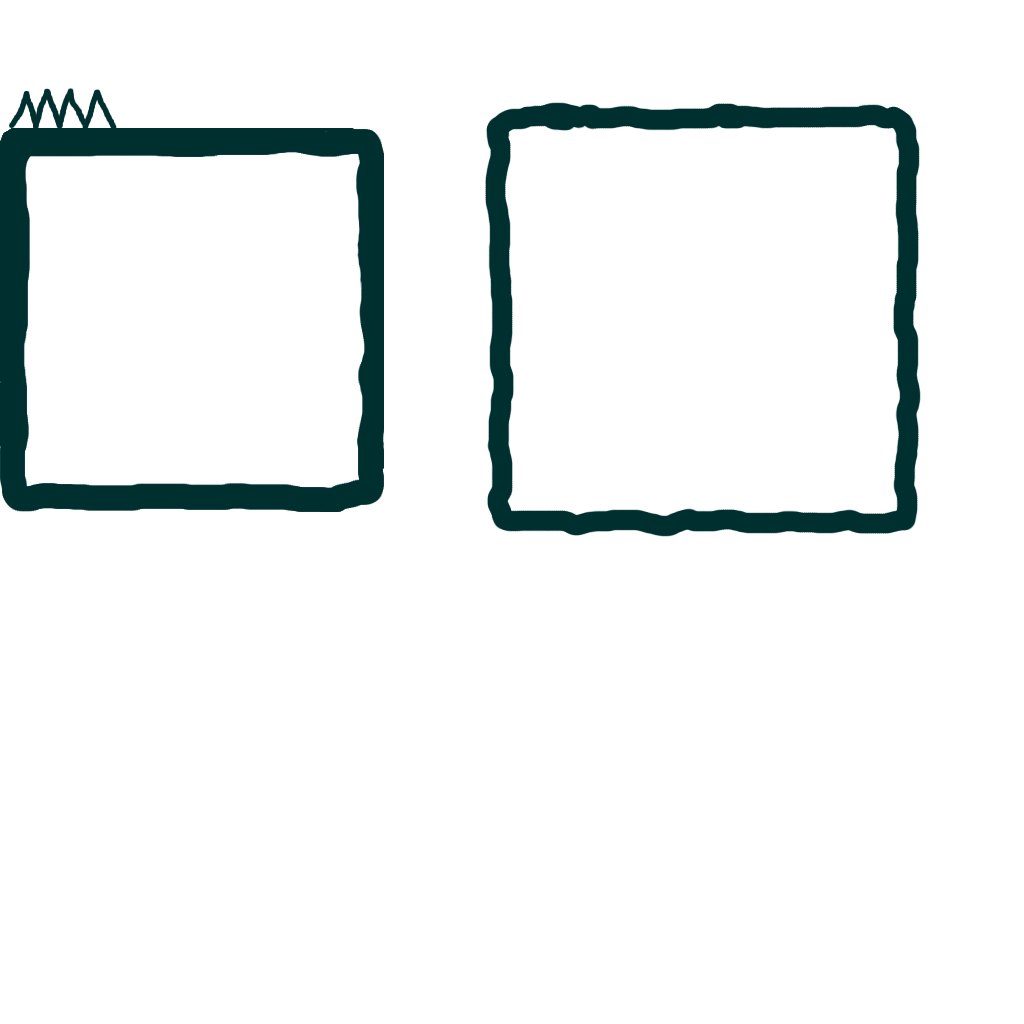
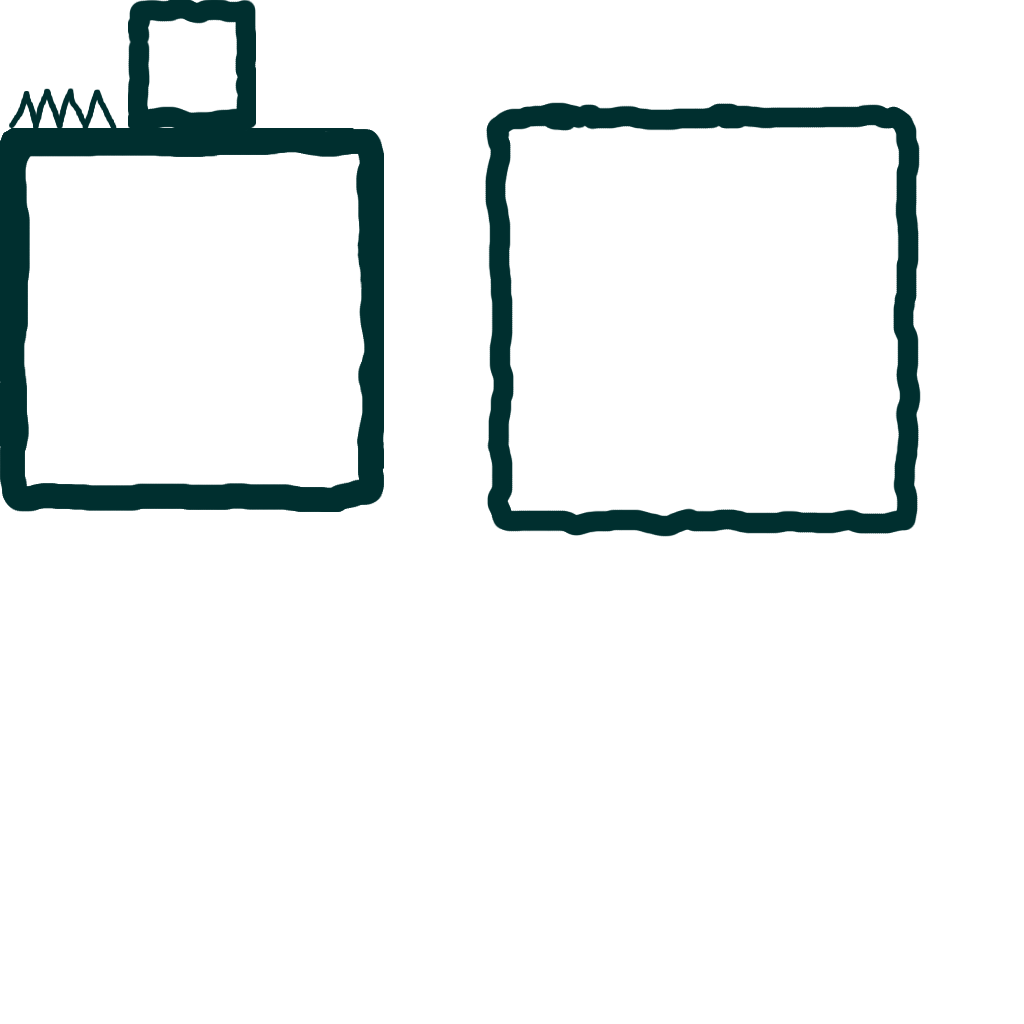
Revision of a layered 1024 × 1024 image; what changed, layer by layer:
renamed "StickMan" to "solosquare", painted on it over [128,0,256,128]
